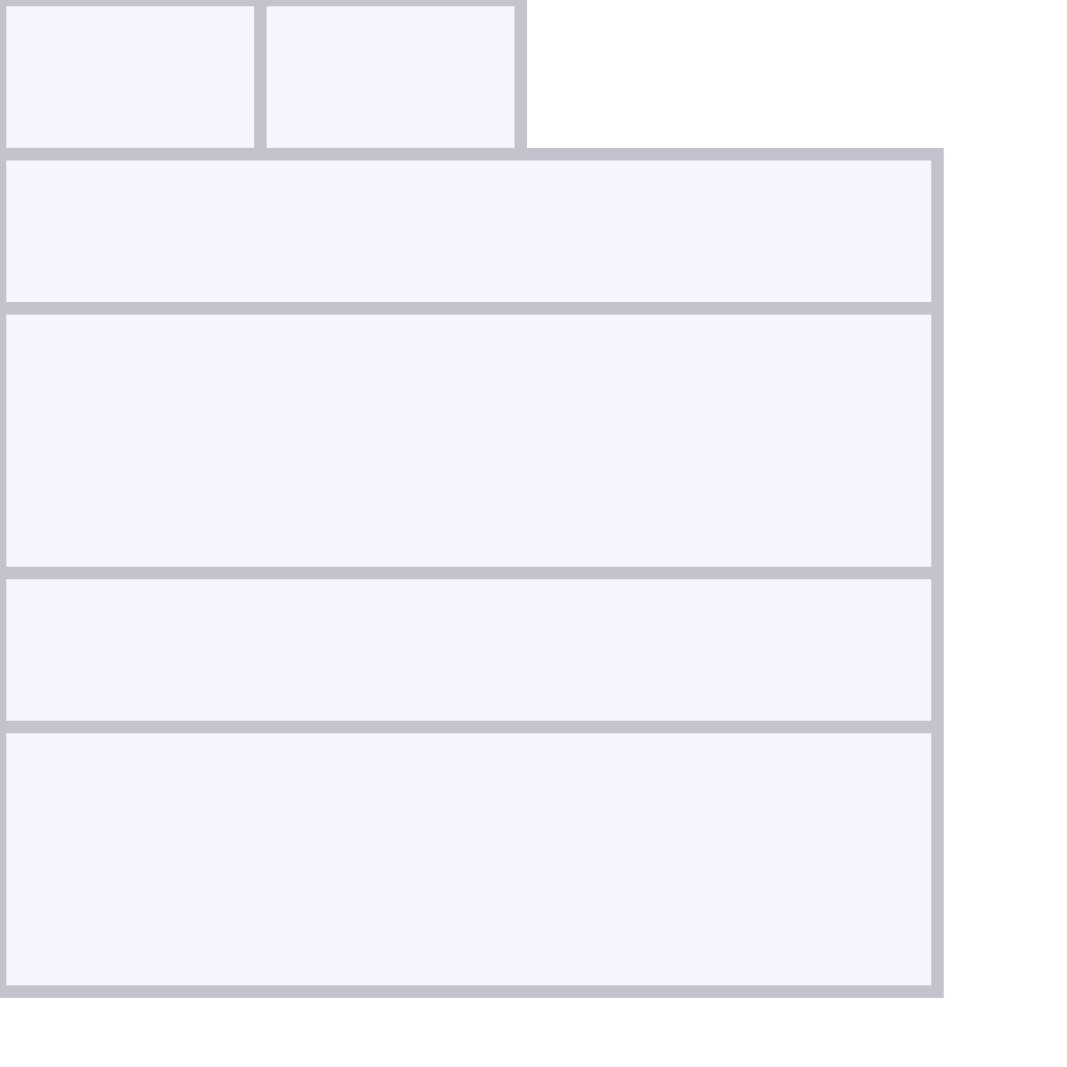
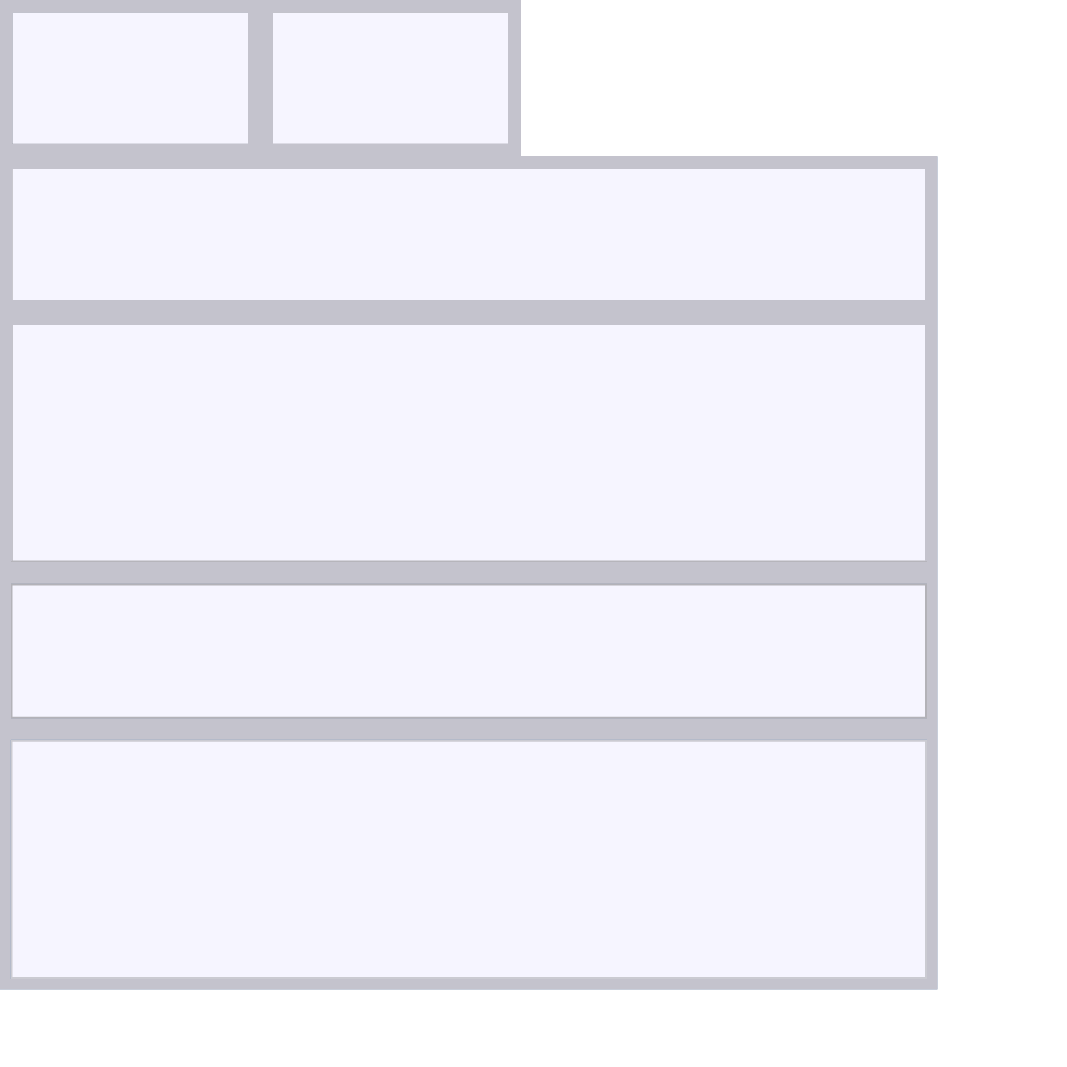
Comparing the layer stacks of the two w=1067, h=1067 images. Changes:
removed layer "Layer 3" over [0, 0, 944, 998]
painted on "Layer 5 Image" over [6, 0, 937, 986]
